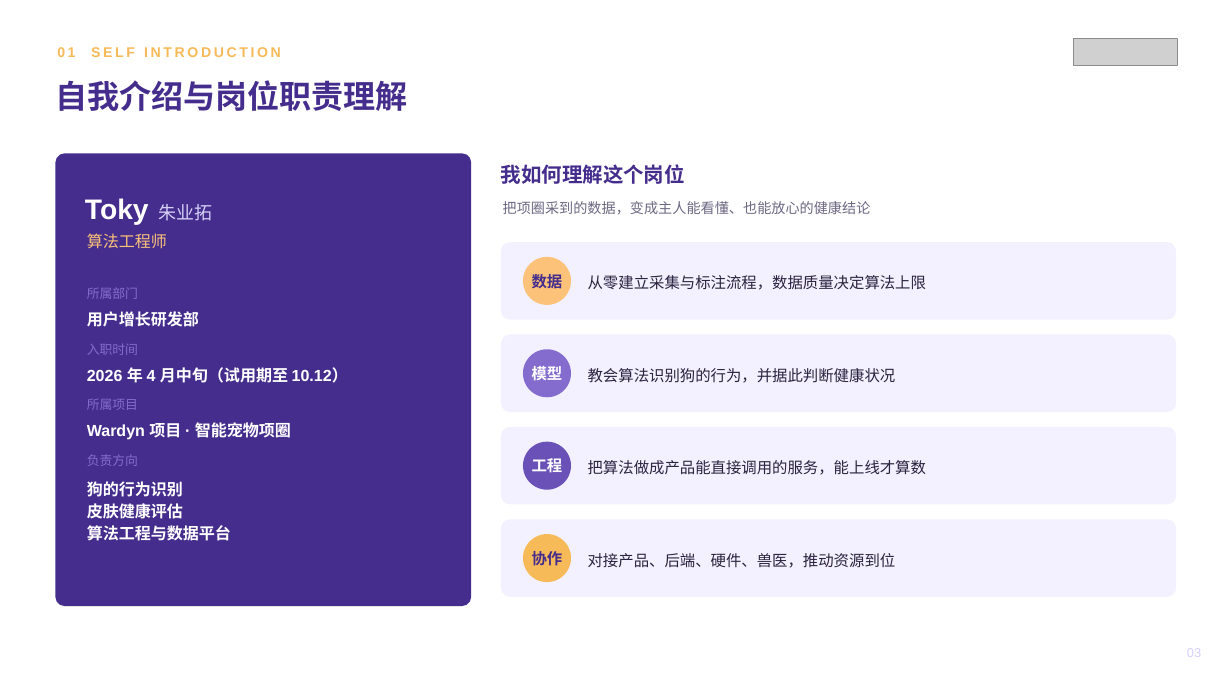
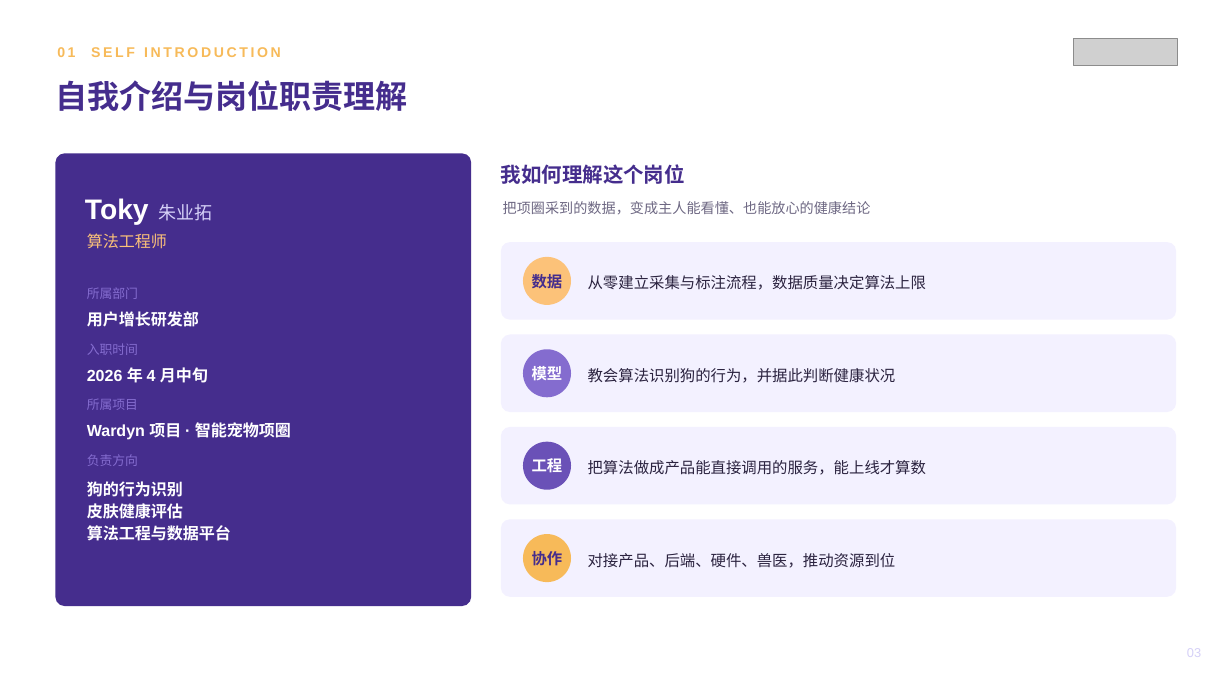
Before and after one commit to zhuyetuo/workplace_soft_skills, a slide deck: slide 3 of 转正述职/转正述职报告-Toky.pptx. Drawn at 1232x693 pixels with LibreOffice and Linux fonts; fonts in the diff are those of the drawing; grey boxes stand for pictures. Boxes give left, top, right and bottom in pixels: in the first picture for what was removed or moved away, otherwise in the second. Text is boxed around its words. In the diff, an @@ line names an element or a change of style, - is before the commit and + after.

```diff
--- a/转正述职/转正述职报告-Toky.pptx
+++ b/转正述职/转正述职报告-Toky.pptx
@@ text at [87,367,208,383]: text changed @@
-2026 年 4 月中旬（试用期至 10.12）
+2026 年 4 月中旬
```
Also in this commit, not shown: 1 other file.
